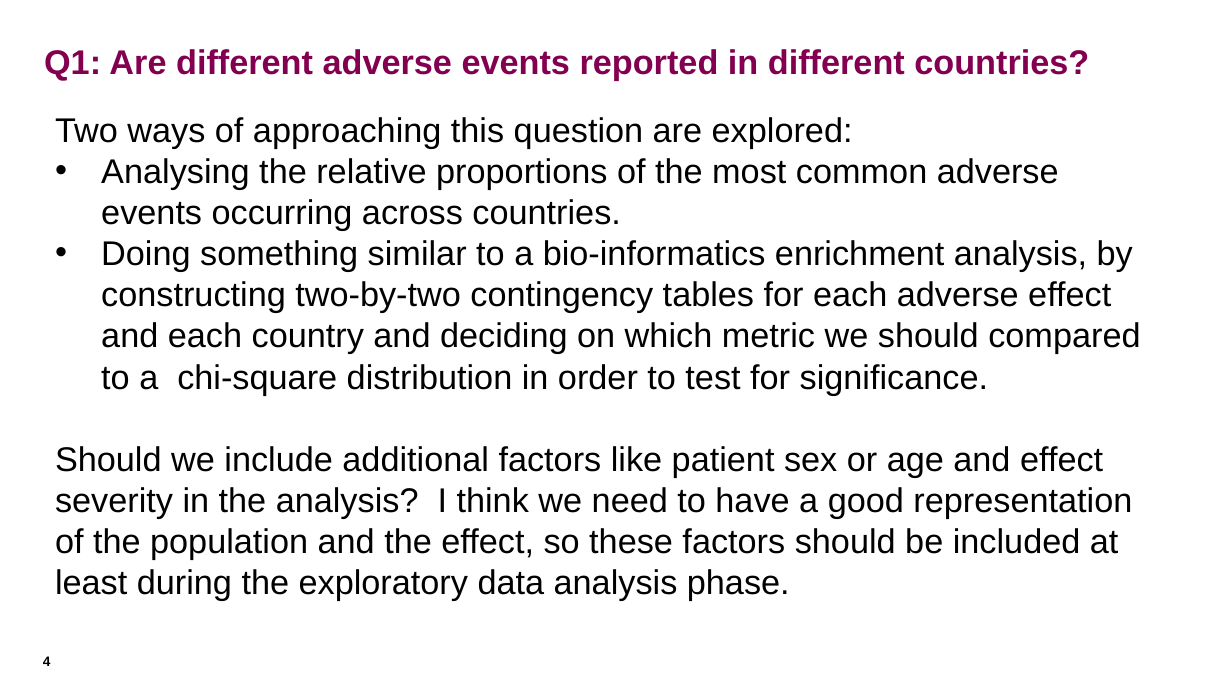
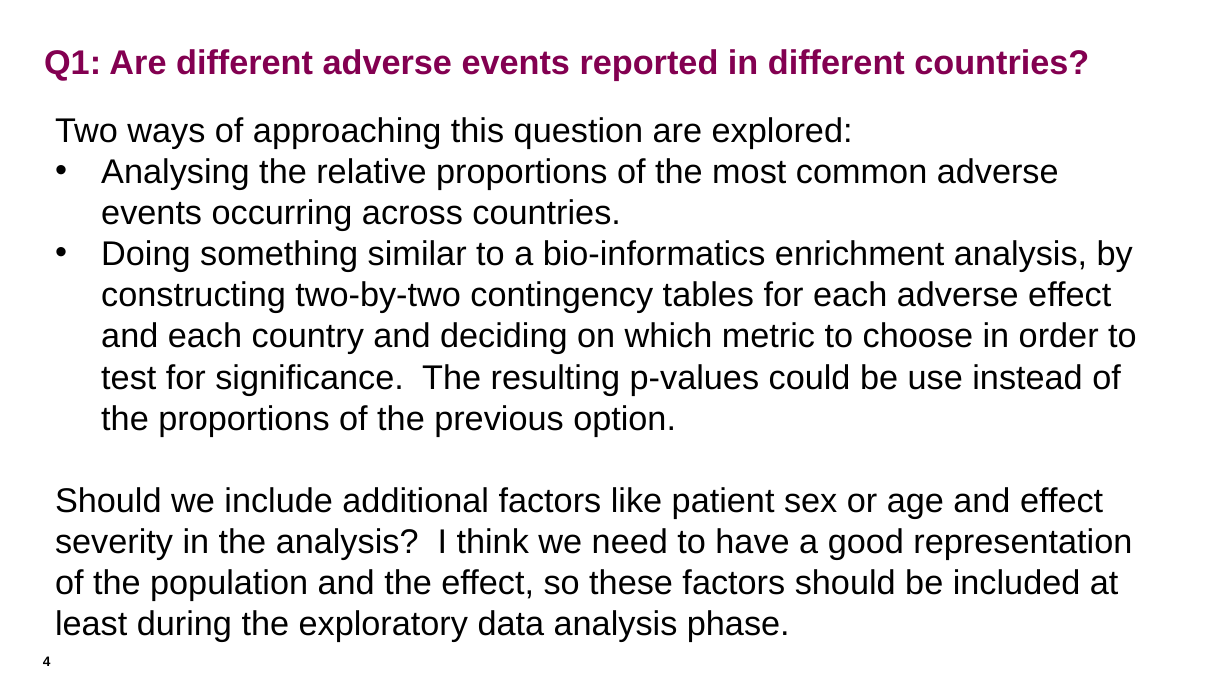
Before and after one commit to SalazarDomingo/FDA-Drug-Adverse-Effects-Analysis, a slide deck: slide 4 of FDA_DrugAdverseEffectsAnalysis.pptx. Drawn at 1232x693 pixels with LibreOffice and Linux fonts; fonts in the diff are those of the drawing. Boxes give left, top, right and bottom in pixels: in the first picture for what was removed or moved away, otherwise in the second. Text is boxed around its words. In the diff, an @@ line names an element or a change of style, - is before the commit and + after.

Commit message:
Modified Presentation

```diff
--- a/FDA_DrugAdverseEffectsAnalysis.pptx
+++ b/FDA_DrugAdverseEffectsAnalysis.pptx
@@ text at box(101, 240, 1137, 436): text changed @@
-• Doing something similar to a bio-informatics enrichment analysis, by constructing two-by-two contingency tables for each adverse effect and each country and deciding on which metric we should compared to a chi-square distribution in order to test for significance.
+• Doing something similar to a bio-informatics enrichment analysis, by constructing two-by-two contingency tables for each adverse effect and each country and deciding on which metric to choose in order to test for significance. The resulting p-values could be use instead of the proportions of the previous option.
```
Also in this commit, not shown: 1 other slide changed.
